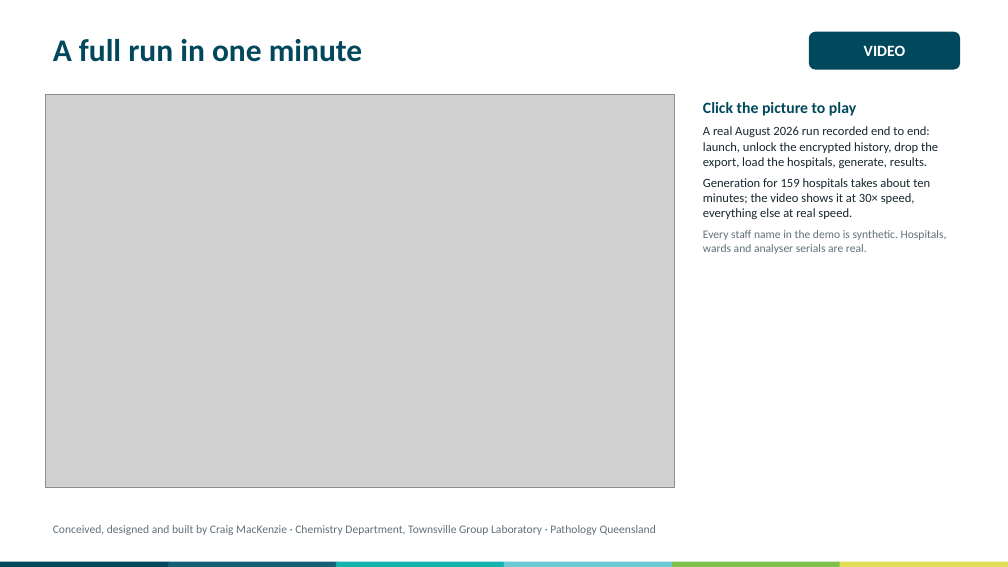
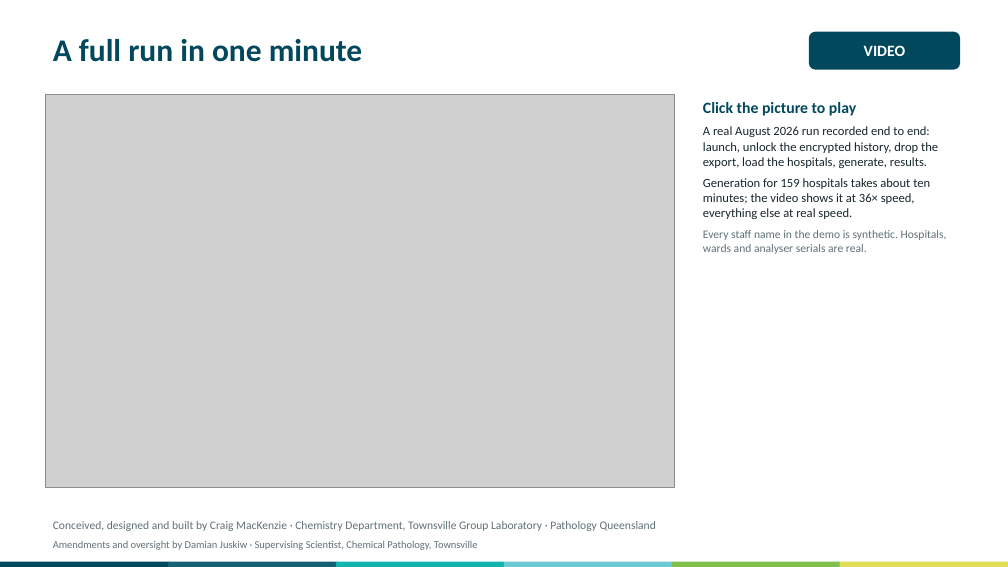
Before and after one commit to swornsealed/Report-app, a slide deck: slide 2 of PQ_Report_Generator_Overview_for_Managers_iSTAT.pptx. Drawn at 1008x567 pixels with LibreOffice and Linux fonts; fonts in the diff are those of the drawing; grey boxes stand for pictures. Boxes give left, top, right and bottom in pixels: in the first picture for what was removed or moved away, otherwise in the second. Text is boxed around its words. In the diff, an @@ line names an element or a change of style, - is before the commit and + after.

```diff
--- a/PQ_Report_Generator_Overview_for_Managers_iSTAT.pptx
+++ b/PQ_Report_Generator_Overview_for_Managers_iSTAT.pptx
@@ text at (703, 178, 930, 219): text changed @@
-Generation for 159 hospitals takes about ten minutes; the video shows it at 30× speed, everything else at real speed.
+Generation for 159 hospitals takes about ten minutes; the video shows it at 36× speed, everything else at real speed.
@@ text at (53, 540, 478, 550): paragraph added @@
+Amendments and oversight by Damian Juskiw · Supervising Scientist, Chemical Pathology, Townsville
```
Also in this commit, not shown: 10 other slides changed, 1 slide added, 20 other files.
